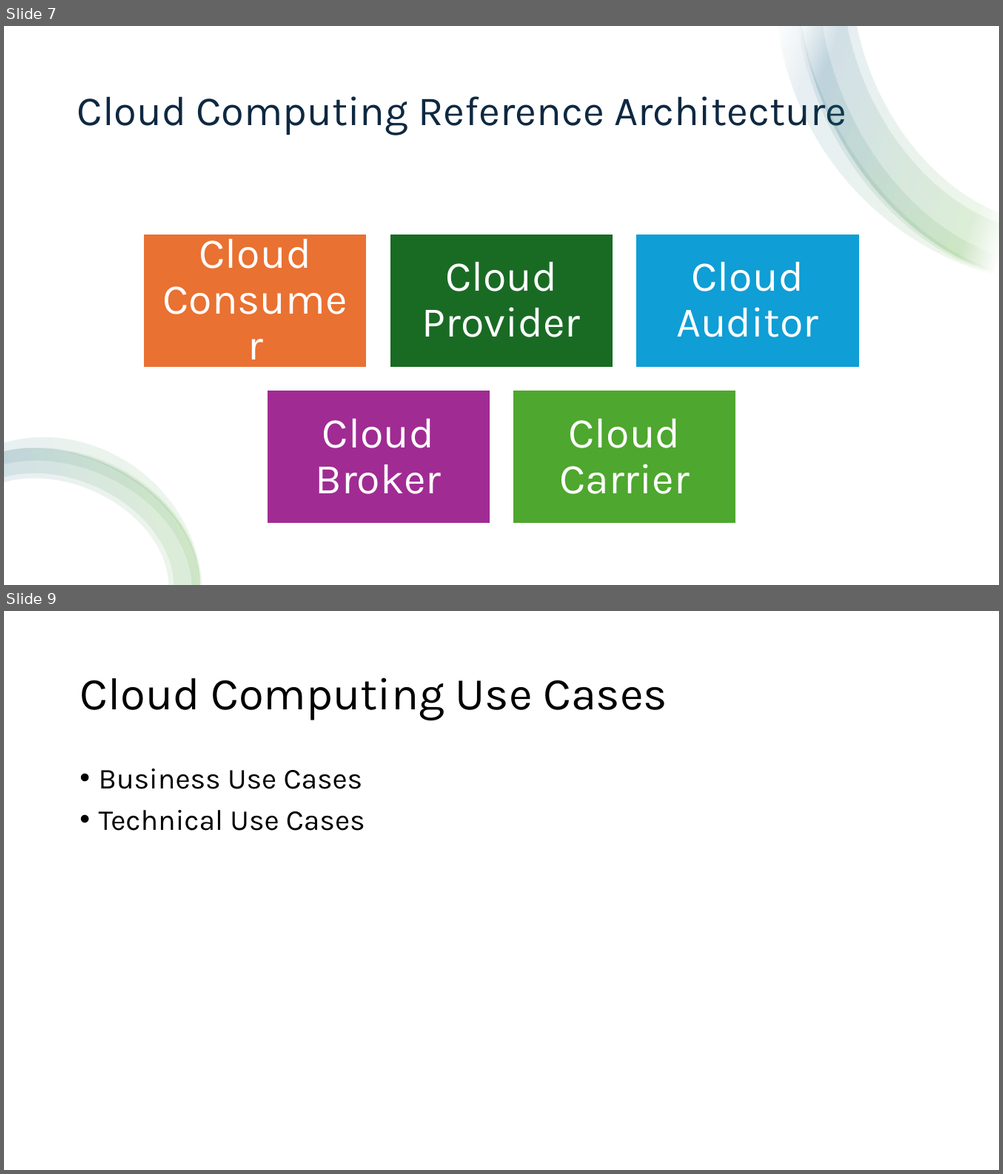
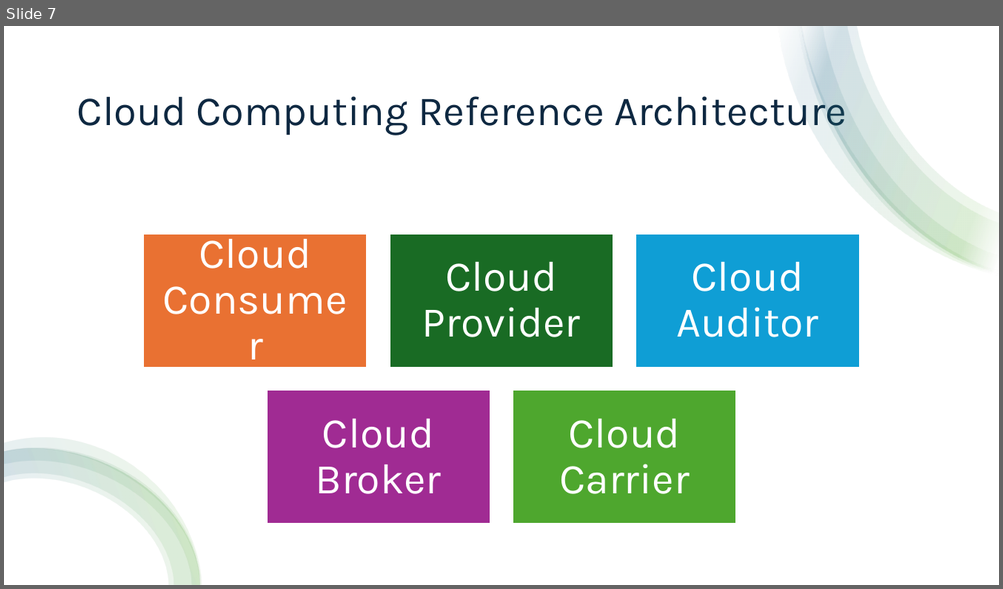
Before and after one commit to sarithdm/Cloud-Computing, a slide deck: Presentation1.pptx. Shown one above the other, each under a label of ours: slides 7 and 9 before the commit, slide 7 after it; the slides between them are not shown. The pictures are 1003x1174 and 1003x589 pixels, drawn with LibreOffice and Linux fonts; fonts in the diff are those of the drawing. Boxes give left, top, right and bottom in pixels: in the first picture for what was removed or moved away, otherwise in the second. Text is boxed around its words. In the diff, an @@ line names an element or a change of style, - is before the commit and + after.

Commit message:
Presentation

```diff
--- a/Presentation1.pptx
+++ b/Presentation1.pptx
@@ slide 9 removed at [4, 611, 999, 1170], background #FFFFFF @@
@@ title removed at [79, 678, 667, 721] @@
-Cloud Computing Use Cases
@@ text removed at [99, 769, 365, 831] @@
-• Business Use Cases
-• Technical Use Cases
```
Also in this commit, not shown: 5 other slides removed.
